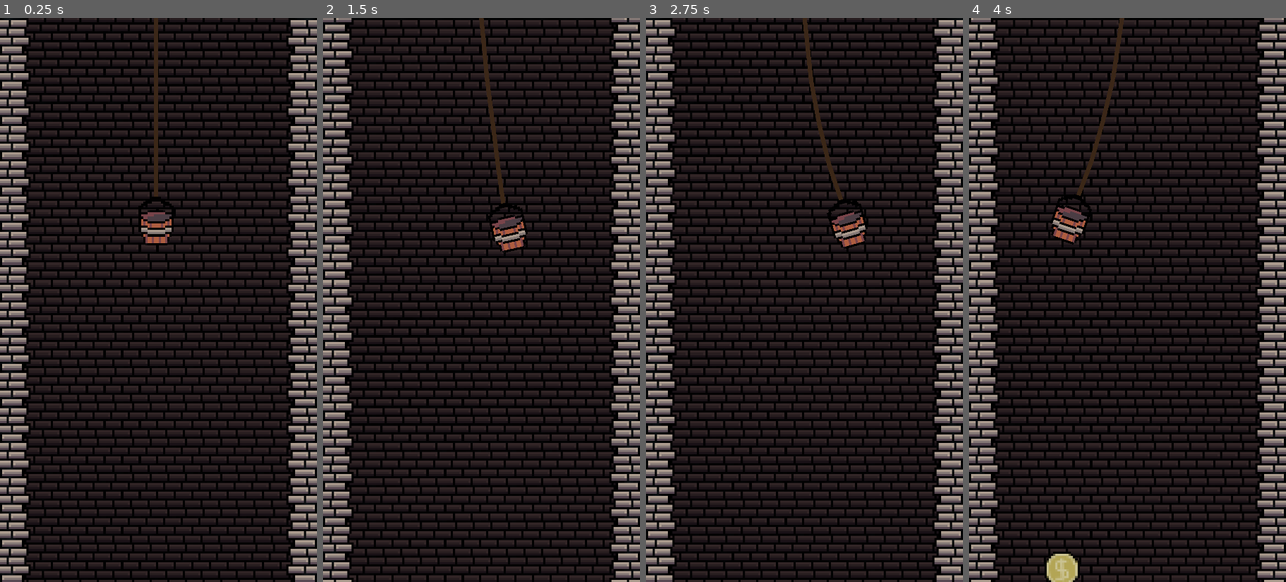
Above: before the commit, frames 1-4 (left to right).
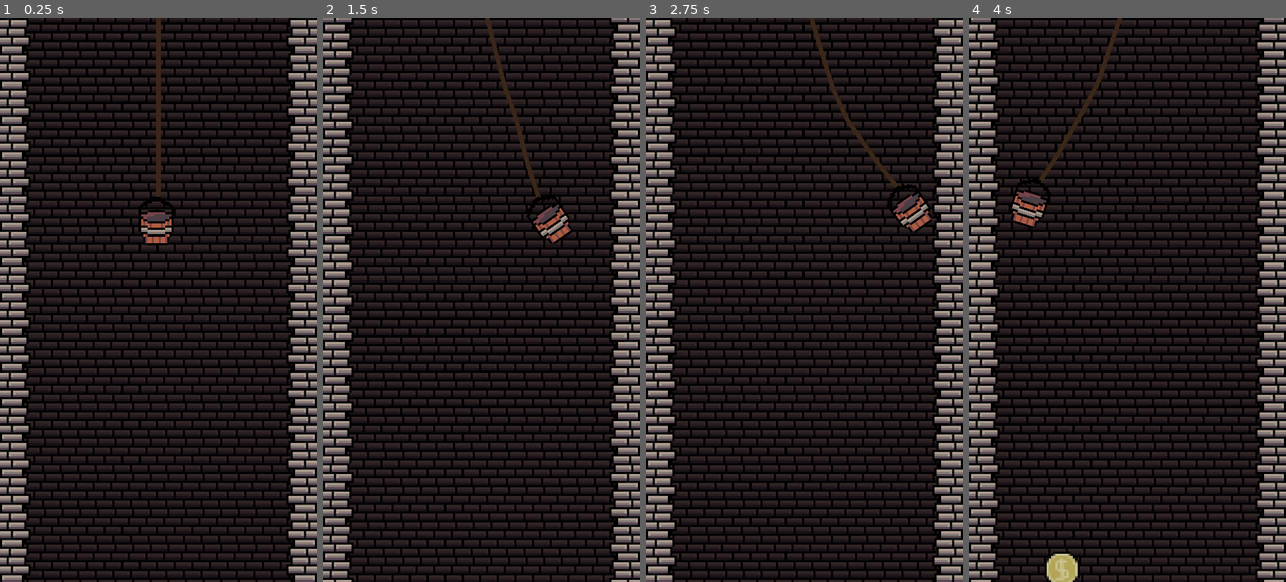
Above: after the commit, the same moments.

Repository: AdrienPiechocki/LudumDareAvril2025
Game: Godot game, scene res://Scenes/Game.tscn
Same seed, same stepped clock (60 frames per second), same inputs: the game is played once before the commit and once after it.
Inputs:
- Up to frame 1 (0.25 s): no input
- Up to frame 2 (1.5 s): hold Right (ui_right) 0.53-1.28 s; hold Down (ui_down) from 1.28 s (still down)
- Up to frame 3 (2.75 s): release Down (ui_down) at 2.03 s; hold Right (ui_right) from 2.03 s (still down)
- Up to frame 4 (4 s): release Right (ui_right) at 2.78 s; hold Up (ui_up) 2.78-3.53 s; hold Left (ui_left) from 3.53 s (still down)

The runs differ from the first frame. In frame 1, 0.3% of the frame differs, in the area x 48-51%, y 0-31%; in frame 2, 1.7%; in frame 3, 1.7%, in the area x 49-91%, y 0-42%; in frame 4, 1.6%.

Commit message:
RopeSegment

Diff:
--- a/Prefabs/Player.tscn
+++ b/Prefabs/Player.tscn
@@ -1,14 +1,11 @@
-[gd_scene load_steps=9 format=3 uid="uid://d6bmt3ndu7y0"]
+[gd_scene load_steps=8 format=3 uid="uid://d6bmt3ndu7y0"]
 
-[ext_resource type="Script" uid="uid://bqwfv14htm3fg" path="res://Scripts/Rope.gd" id="1_b43ah"]
+[ext_resource type="PackedScene" uid="uid://b3xn2583ymqho" path="res://Prefabs/RopeSegment.tscn" id="1_shmu5"]
 [ext_resource type="Script" uid="uid://cyl674j21j5oc" path="res://Scripts/PlayerController.gd" id="1_x3d5u"]
 [ext_resource type="Texture2D" uid="uid://ddchc2rj6ujgw" path="res://Sprites/Bucket.png" id="2_b43ah"]
 [ext_resource type="AudioStream" uid="uid://dtmgtanlnuqht" path="res://Audio/BrickHit.wav" id="4_shmu5"]
 
 [sub_resource type="RectangleShape2D" id="RectangleShape2D_shmu5"]
-
-[sub_resource type="RectangleShape2D" id="RectangleShape2D_x3d5u"]
-size = Vector2(3, 16)
 
 [sub_resource type="RectangleShape2D" id="RectangleShape2D_vxq8l"]
 size = Vector2(16, 16)
@@ -31,20 +28,10 @@
 node_b = NodePath("../Rope1")
 softness = 1.0
 
-[node name="Rope1" type="RigidBody2D" parent="."]
+[node name="Rope1" parent="." node_paths=PackedStringArray("start_point", "end_point") instance=ExtResource("1_shmu5")]
 position = Vector2(0, 10)
-
-[node name="Line2D" type="Line2D" parent="Rope1" node_paths=PackedStringArray("start_point", "end_point")]
-position = Vector2(1, 0)
-width = 2.0
-default_color = Color(0.231373, 0.152941, 0.0941176, 1)
-script = ExtResource("1_b43ah")
-start_point = NodePath("../../Marker2D1")
-end_point = NodePath("../../Rope2/Marker2D2")
-
-[node name="CollisionShape2D" type="CollisionShape2D" parent="Rope1"]
-position = Vector2(0, 8)
-shape = SubResource("RectangleShape2D_x3d5u")
+start_point = NodePath("../Marker2D1")
+end_point = NodePath("../Rope2")
 
 [node name="PinJoint2D2" type="PinJoint2D" parent="."]
 position = Vector2(0, 26)
@@ -52,22 +39,9 @@
 node_b = NodePath("../Rope2")
 softness = 1.0
 
-[node name="Rope2" type="RigidBody2D" parent="."]
-position = Vector2(0, 30.33)
-
-[node name="Marker2D2" type="Marker2D" parent="Rope2"]
-position = Vector2(0, -4)
-
-[node name="Line2D" type="Line2D" parent="Rope2" node_paths=PackedStringArray("start_point", "end_point")]
-width = 2.0
-default_color = Color(0.231373, 0.152941, 0.0941176, 1)
-script = ExtResource("1_b43ah")
-start_point = NodePath("../Marker2D2")
-end_point = NodePath("../../Rope3/Marker2D3")
-
-[node name="CollisionShape2D" type="CollisionShape2D" parent="Rope2"]
-position = Vector2(0, 3.67)
-shape = SubResource("RectangleShape2D_x3d5u")
+[node name="Rope2" parent="." node_paths=PackedStringArray("end_point") instance=ExtResource("1_shmu5")]
+position = Vector2(0, 30)
+end_point = NodePath("../Rope3")
 
 [node name="PinJoint2D3" type="PinJoint2D" parent="."]
 position = Vector2(0, 42)
@@ -75,22 +49,9 @@
 node_b = NodePath("../Rope3")
 softness = 1.0
 
-[node name="Rope3" type="RigidBody2D" parent="."]
+[node name="Rope3" parent="." node_paths=PackedStringArray("end_point") instance=ExtResource("1_shmu5")]
 position = Vector2(0, 40)
-
-[node name="Marker2D3" type="Marker2D" parent="Rope3"]
-position = Vector2(0, 2)
-
-[node name="Line2D" type="Line2D" parent="Rope3" node_paths=PackedStringArray("start_point", "end_point")]
-width = 2.0
-default_color = Color(0.231855, 0.153453, 0.0923962, 1)
-script = ExtResource("1_b43ah")
-start_point = NodePath("../Marker2D3")
-end_point = NodePath("../../Rope4/Marker2D3")
-
-[node name="CollisionShape2D" type="CollisionShape2D" parent="Rope3"]
-position = Vector2(0, 10)
-shape = SubResource("RectangleShape2D_x3d5u")
+end_point = NodePath("../Rope4")
 
 [node name="PinJoint2D4" type="PinJoint2D" parent="."]
 position = Vector2(0, 58)
@@ -98,22 +59,9 @@
 node_b = NodePath("../Rope4")
 softness = 1.0
 
-[node name="Rope4" type="RigidBody2D" parent="."]
+[node name="Rope4" parent="." node_paths=PackedStringArray("end_point") instance=ExtResource("1_shmu5")]
 position = Vector2(0, 60)
-
-[node name="Marker2D3" type="Marker2D" parent="Rope4"]
-position = Vector2(0, -2)
-
-[node name="Line2D" type="Line2D" parent="Rope4" node_paths=PackedStringArray("start_point", "end_point")]
-width = 2.0
-default_color = Color(0.231855, 0.153453, 0.0923962, 1)
-script = ExtResource("1_b43ah")
-start_point = NodePath("../Marker2D3")
-end_point = NodePath("../../Bucket/Marker2D4")
-
-[node name="CollisionShape2D" type="CollisionShape2D" parent="Rope4"]
-position = Vector2(0, 6)
-shape = SubResource("RectangleShape2D_x3d5u")
+end_point = NodePath("../Bucket/Marker2D4")
 
 [node name="PinJoint2D5" type="PinJoint2D" parent="."]
 position = Vector2(0, 75)
@@ -126,7 +74,7 @@
 contact_monitor = true
 max_contacts_reported = 256
 script = ExtResource("1_x3d5u")
-acceleration = 15000
+acceleration = 40000
 
 [node name="Marker2D4" type="Marker2D" parent="Bucket"]
 position = Vector2(0, -4)
@@ -142,7 +90,6 @@
 position = Vector2(0, -79)
 stream = ExtResource("4_shmu5")
 volume_db = 6.0
-autoplay = true
 
 [node name="Area2D" type="Area2D" parent="Bucket"]
 position = Vector2(0, 8)
--- /dev/null
+++ b/Prefabs/RopeSegment.tscn
@@ -0,0 +1,22 @@
+[gd_scene load_steps=3 format=3 uid="uid://b3xn2583ymqho"]
+
+[ext_resource type="Script" uid="uid://cvxvq78i8qy3b" path="res://Scripts/rope_segment.gd" id="1_qmkpa"]
+
+[sub_resource type="RectangleShape2D" id="RectangleShape2D_qmkpa"]
+size = Vector2(3, 16)
+
+[node name="RopeSegment" type="RigidBody2D" node_paths=PackedStringArray("start_point", "end_point") groups=["RopeSegment"]]
+script = ExtResource("1_qmkpa")
+start_point = NodePath("StartPoint")
+end_point = NodePath(".")
+
+[node name="Line2D" type="Line2D" parent="."]
+position = Vector2(1, 0)
+width = 2.0
+default_color = Color(0.231373, 0.152941, 0.0941176, 1)
+
+[node name="CollisionShape2D" type="CollisionShape2D" parent="."]
+position = Vector2(0, 8)
+shape = SubResource("RectangleShape2D_qmkpa")
+
+[node name="StartPoint" type="Marker2D" parent="."]
--- a/Scripts/Rope.gd
+++ /dev/null
@@ -1,9 +0,0 @@
-extends Line2D
-
-@export var start_point:Node2D
-@export var end_point:Node2D
-
-func _process(delta: float) -> void:
-	clear_points()
-	add_point(to_local(start_point.global_position))
-	add_point(to_local(end_point.global_position))
--- /dev/null
+++ b/Scripts/rope_segment.gd
@@ -0,0 +1,16 @@
+class_name RopeSegment extends RigidBody2D
+
+@export var start_point : Node2D
+@export var end_point : Node2D
+
+func _process(delta: float) -> void:
+	$Line2D.clear_points()
+	$Line2D.add_point(to_local(start_point.global_position))
+
+	if end_point.is_in_group("RopeSegment"):
+		$Line2D.add_point(to_local(end_point.StartPointGlobalPosition()))
+	else :
+		$Line2D.add_point(to_local(end_point.global_position))
+
+func StartPointGlobalPosition() -> Vector2 :
+	return $StartPoint.global_position
--- a/project.godot
+++ b/project.godot
@@ -25,7 +25,7 @@
 
 [global_group]
 
-Wall=""
+RopeSegment=""
 
 [input]
 
Not shown, removed: Scripts/Rope.gd.uid
Not shown, added: Scripts/rope_segment.gd.uid
